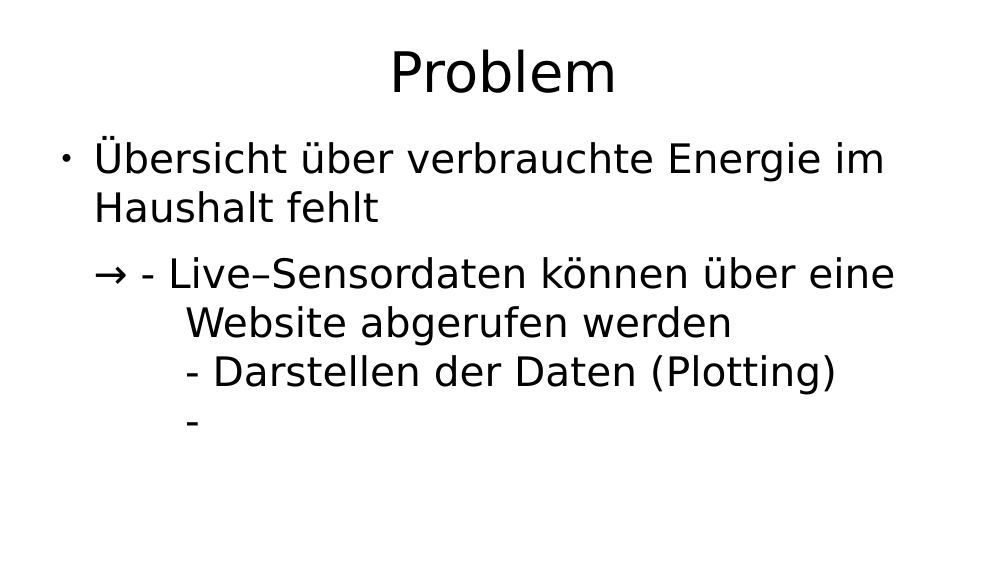
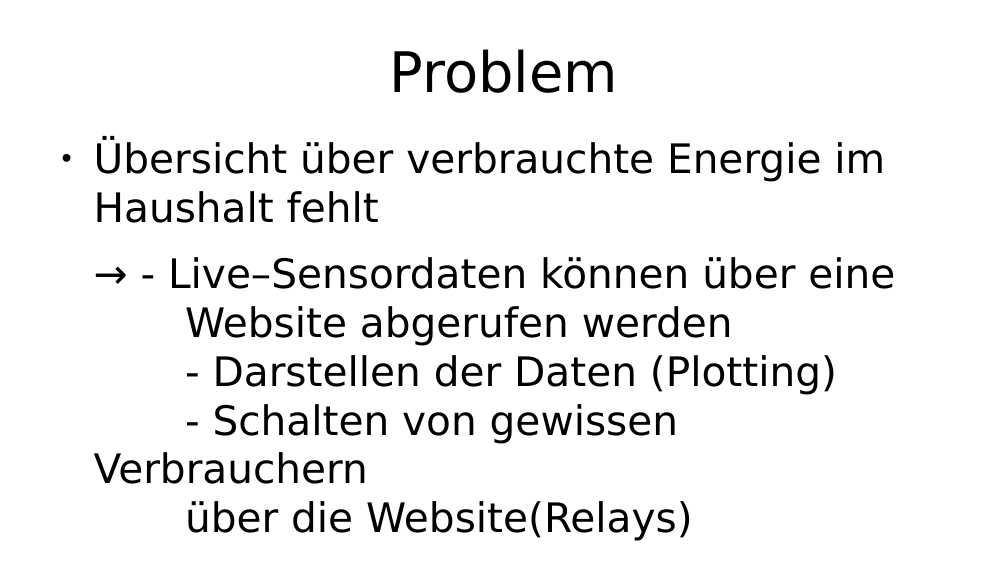
Before and after one commit to HackathonGermany/Smart, a slide deck: slide 2 of Presentation.odp. Drawn at 1008x567 pixels with LibreOffice and Linux fonts; fonts in the diff are those of the drawing. Boxes give left, top, right and bottom in pixels: in the first picture for what was removed or moved away, otherwise in the second. Text is boxed around its words. In the diff, an @@ line names an element or a change of style, - is before the commit and + after.

```diff
--- a/Presentation.odp
+++ b/Presentation.odp
@@ text at <box>94,257,895,541</box>: text changed @@
-→ - Live–Sensordaten können über eine
-Website abgerufen werden
-- Darstellen der Daten (Plotting)
--
+→ - Live–Sensordaten können über eine
+Website abgerufen werden
+- Darstellen der Daten (Plotting)
+- Schalten von gewissen Verbrauchern
+über die Website(Relays)
```
Also in this commit, not shown: 1 slide added, 1 slide removed, 3 other files.
